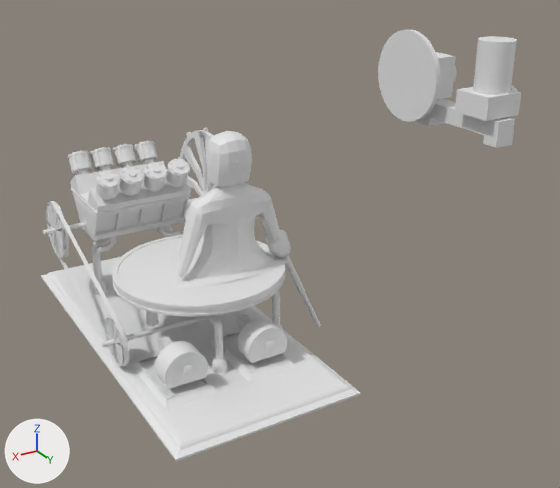
A saved change to the Blender file 3_Blend_Files/Animation.blend.
Before and after are seen from a 50 mm lens placed at (3.37, 9.37, 4.85), pointed at (-3.08, -1.38, -0.52). Arrows for +X, +Y and +Z are at lower left; the lights stay in place. The older version comes first.

The first picture shows 'Cube.001', 'Cube.002', 'Cylinder.001', 'Engine_Block', 'Humanoid', 'HumanoidPlatform', 'Humanoid_platform_blockout', 'LifePumpCylinder', 'LifePumpCylinder.001', 'LifePumpStand', 'LifePumpStand.001', 'Platform' and 29 more.
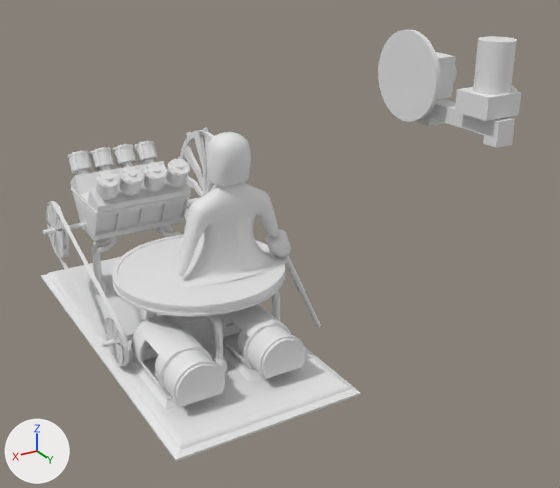
Location of each change, [x1, y1, x2, y2] in pixels of the pictures (560 x 488 px):
```json
{"object": "LifePumpHousing", "change": "shown", "after": [131, 315, 225, 407]}
{"object": "LifePumpHousing.001", "change": "shown", "after": [211, 304, 306, 379]}
{"object": "LifePumpCylinder", "change": "unchanged, covered by the edit", "before": [155, 341, 208, 389], "after": [155, 355, 165, 377]}
{"object": "LifePumpCylinder.001", "change": "unchanged, covered by the edit", "before": [237, 318, 287, 363], "after": [237, 330, 249, 354]}
```

The change, as JSON lines over the scene's bpy script:
```json
{"op": "remove", "block": "ob_lifepumphousing", "code": "ob_lifepumphousing.hide_set(True)"}
{"op": "remove", "block": "ob_lifepumphousing_001", "code": "ob_lifepumphousing_001.hide_set(True)"}
```
